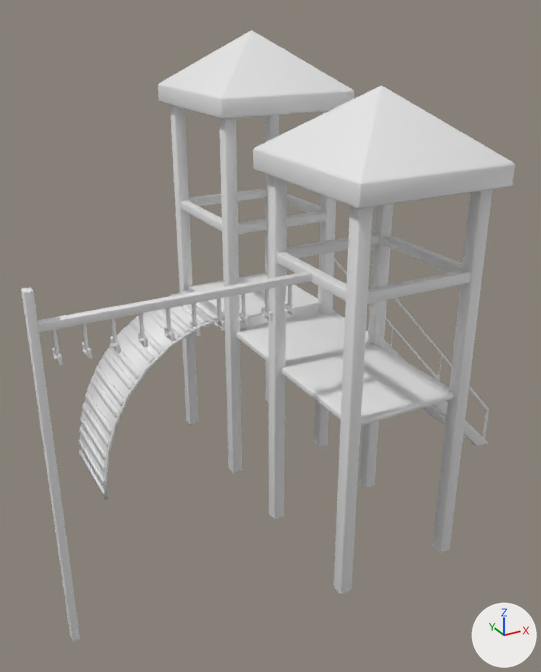
One commit to the glTF model public/climbhouse.glb: the scene before it, then after it.
One viewpoint serves both versions: a 50 mm lens placed at (-8.186, -0.811, 0.856), pointed at (-7.801, -0.111, 0.507). Every picture has the same lights, and +X, +Y and +Z are marked at lower right. Where no turn or scale is listed for an object, it has been applied to the vertices.

Before the edit, the objects in view are built like this:
```python
me_cube_036 = bpy.data.meshes.new('Cube.036')
me_cube_036.from_pydata(...)  # 1522 vertices, 2968 faces; spans x -0.085..0.086, y -0.224..0.219, z -0.298..0.247
me_cube_039 = bpy.data.meshes.new('Cube.039')
me_cube_039.from_pydata(...)  # 1492 vertices, 3036 faces; spans x -0.125..0.143, y -0.009..0.009, z -0.3..0.065
me_cube_058 = bpy.data.meshes.new('Cube.058')
me_cube_058.from_pydata(...)  # 2016 vertices, 3972 faces; spans x -0.114..0.1, y -0.056..0.056, z -0.109..0.171
me_plane_009 = bpy.data.meshes.new('Plane.009')
me_plane_009.from_pydata(...)  # 164 vertices, 260 faces; spans x -0.059..0.119, y -0.055..0.056, z -0.128..0.089
ob_curvedstair = bpy.data.objects.new('CurvedStair', me_plane_009)
ob_curvedstair.location = (-7.933, 0.032, 0.415)
ob_hangcourse = bpy.data.objects.new('HangCourse', me_cube_039)
ob_hangcourse.location = (-7.964, -0.226, 0.586)
ob_protection_003 = bpy.data.objects.new('Protection.003', me_cube_036)
ob_protection_003.location = (-7.749, -0.095, 0.584)
ob_stair = bpy.data.objects.new('Stair', me_cube_058)
ob_stair.location = (-7.57, -0.098, 0.395)
```
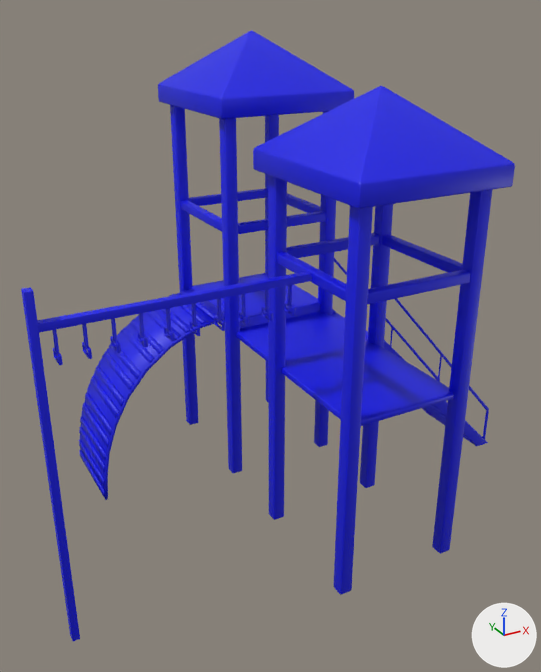
Boxes (x1, y1, x2, y2) around the edits, measured in the pictures (541 x 672 px):
'Protection.003', recoloured (white to blue): (158, 31, 515, 595) in both
'HangCourse', recoloured (grey to blue): (21, 271, 312, 641) in both
'CurvedStair', recoloured (white to blue): (79, 289, 225, 500) in both
'Stair', recoloured (grey to blue): (330, 258, 489, 446) in both

Edits to the bpy script that builds the scene:
```text
Add mat_material:
    mat_material = principled_material('Material')
    mat_material.base_color = (0.002, 0.00501, 0.8)  # blue #0710e7
Change me_plane_009:
    where me_plane_009.from_pydata(...)  # 164 vertices, 260 faces; spans x -0.059..0.119, y -0.055..0.056, z -0.128..0.089
    add me_plane_009.materials.append(mat_material)  # blue #0710e7
Change me_cube_039:
    where me_cube_039.from_pydata(...)  # 1492 vertices, 3036 faces; spans x -0.125..0.143, y -0.009..0.009, z -0.3..0.065
    add me_cube_039.materials.append(mat_material)  # blue #0710e7
Change me_cube_036:
    where me_cube_036.from_pydata(...)  # 1522 vertices, 2968 faces; spans x -0.085..0.086, y -0.224..0.219, z -0.298..0.247
    add me_cube_036.materials.append(mat_material)  # blue #0710e7
Change me_cube_058:
    where me_cube_058.from_pydata(...)  # 2016 vertices, 3972 faces; spans x -0.114..0.1, y -0.056..0.056, z -0.109..0.171
    add me_cube_058.materials.append(mat_material)  # blue #0710e7
```
